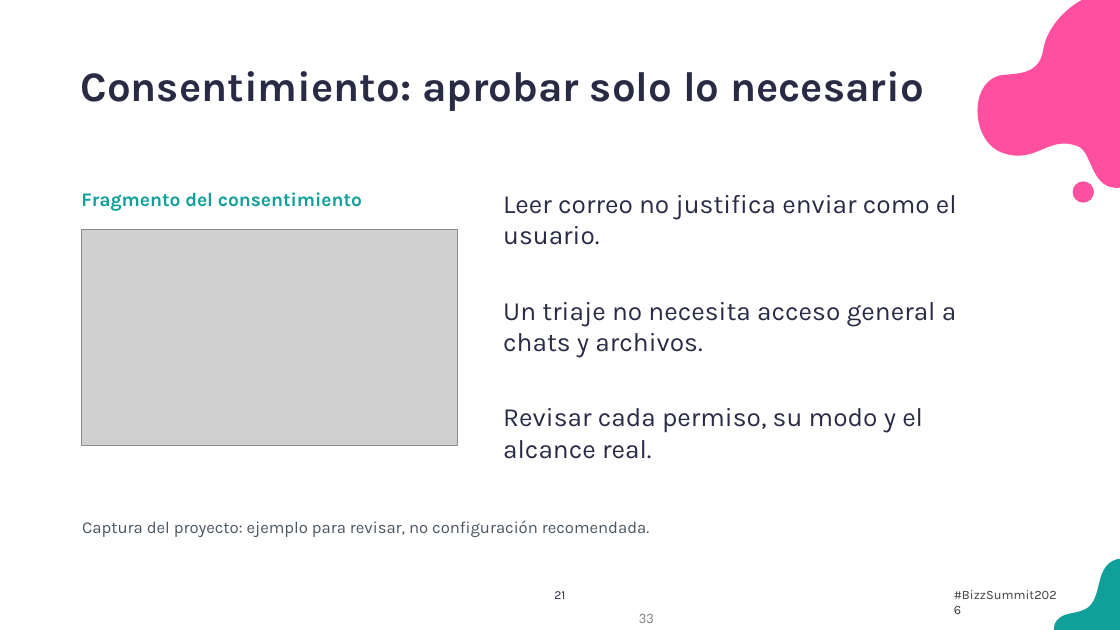
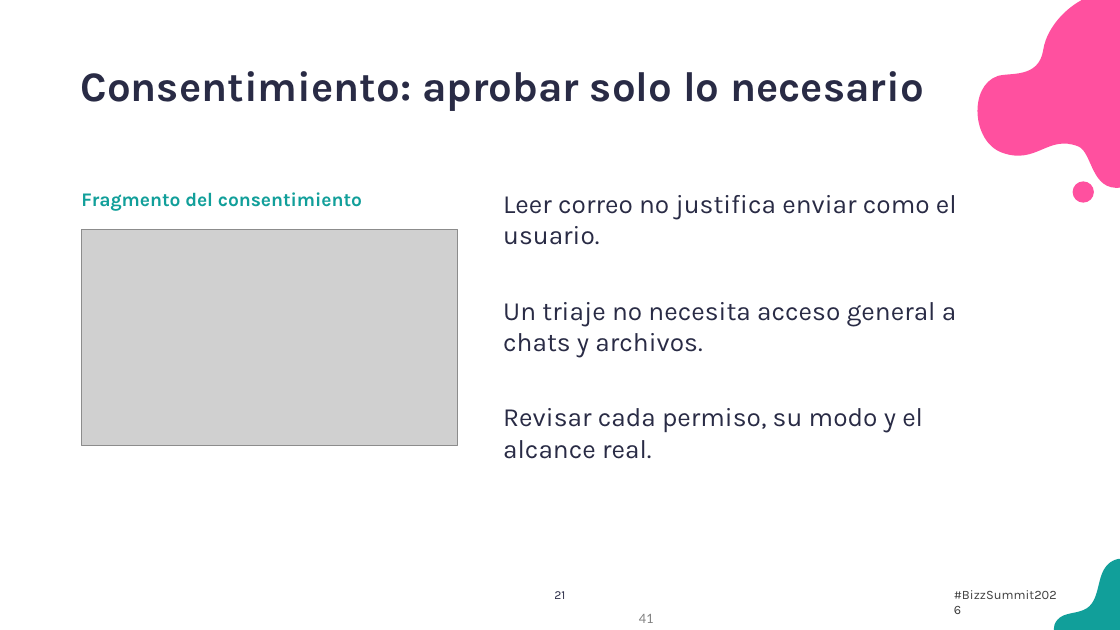
Before and after one commit to antoniosql/materiales-sesiones, a slide deck: slide 41 of BizzSummit/2026/01_trabajo/BizzSummit2026_De_la_jungla_al_control_plane.pptx (slide 33 before the commit). Drawn at 1120x630 pixels with LibreOffice and Linux fonts; fonts in the diff are those of the drawing; grey boxes stand for pictures; background and template pictures are left out. Boxes give left, top, right and bottom in pixels: in the first picture for what was removed or moved away, otherwise in the second. Text is boxed around its words. In the diff, an @@ line names an element or a change of style, - is before the commit and + after.

```diff
--- a/BizzSummit/2026/01_trabajo/BizzSummit2026_De_la_jungla_al_control_plane.pptx
+++ b/BizzSummit/2026/01_trabajo/BizzSummit2026_De_la_jungla_al_control_plane.pptx
@@ text removed at <box>82,520,649,537</box> @@
-Captura del proyecto: ejemplo para revisar, no configuración recomendada.
@@ page number at <box>639,614,654,623</box>: text changed @@
-33
+41
```
Also in this commit, not shown: 10 other slides changed, 9 slides added, 1 slide removed, 25 other files.
